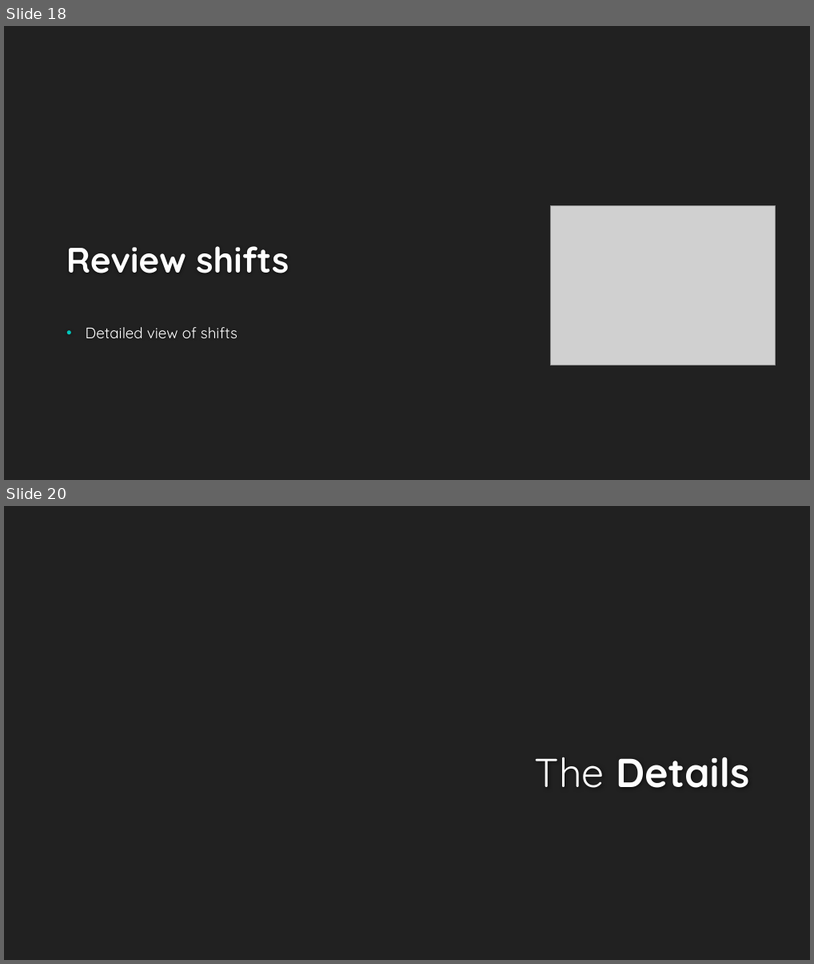
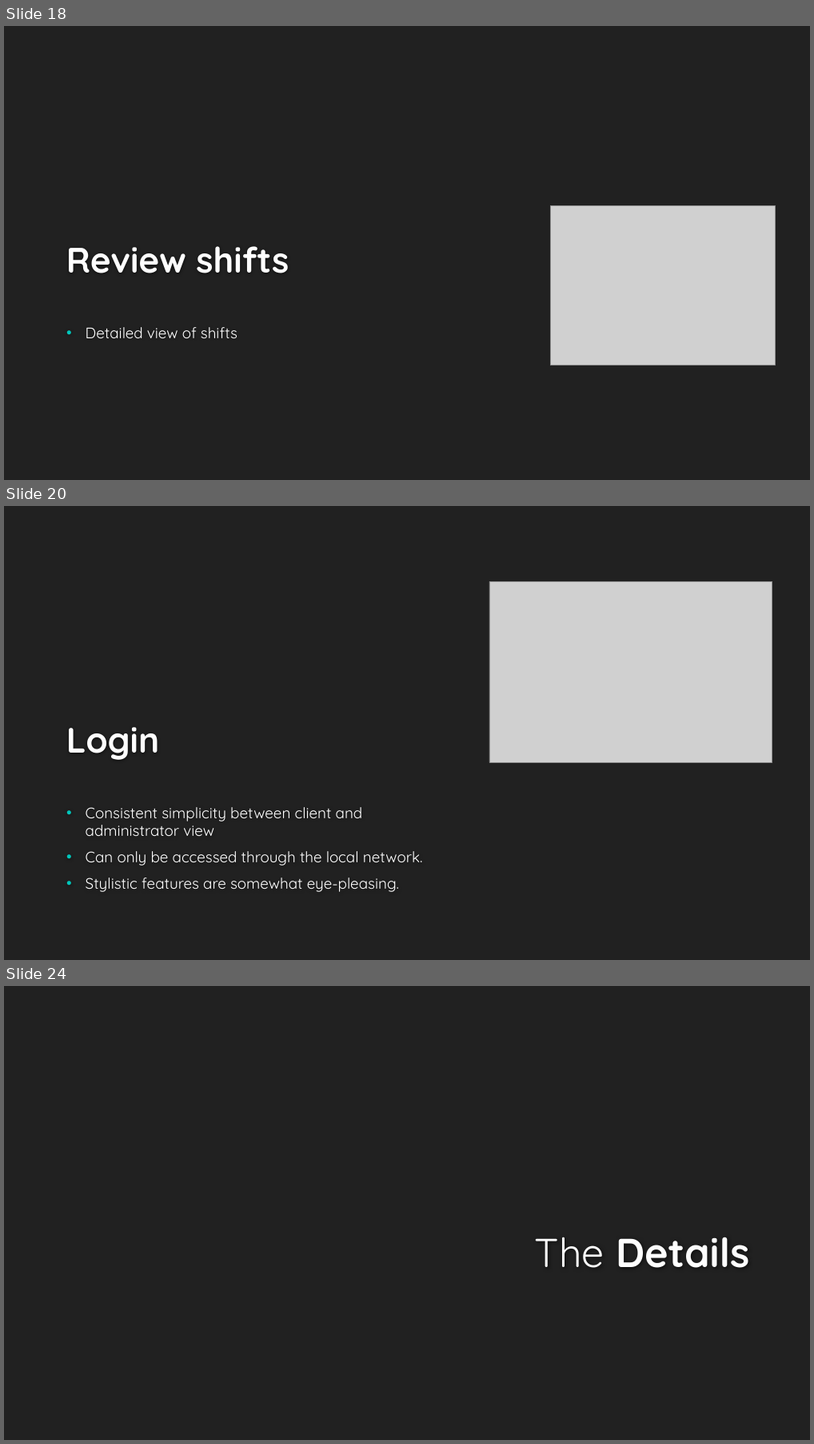
Before and after one commit to prospider/Project-Opal, a slide deck: Final Presentation.pptx. Shown one above the other, each under a label of ours: slides 18 and 20 before the commit, slides 18, 20 and 24 after it; the slides between them are not shown. The pictures are 814x964 and 814x1444 pixels, drawn with LibreOffice and Linux fonts; fonts in the diff are those of the drawing; grey boxes stand for pictures; background and template pictures are left out. Boxes give left, top, right and bottom in pixels: in the first picture for what was removed or moved away, otherwise in the second. Text is boxed around its words. In the diff, an @@ line names an element or a change of style, - is before the commit and + after.

```diff
--- a/Final Presentation.pptx
+++ b/Final Presentation.pptx
@@ slide 20 added at box(4, 506, 810, 960), background #212121 @@
@@ picture added at box(490, 582, 773, 763) @@
@@ title added at box(66, 727, 159, 760), 42 pt, text #FEFEFE, bold @@
+Login
@@ text added at box(86, 807, 423, 892), 18 pt, text #FFFFFF @@
+• Consistent simplicity between client and administrator view
+• Can only be accessed through the local network.
+• Stylistic features are somewhat eye-pleasing.
@@ what was slide 20 is now slide 24 @@
```
Also in this commit, not shown: 4 slides changed, 8 other slides added, 2 slides removed, 8 other files.
